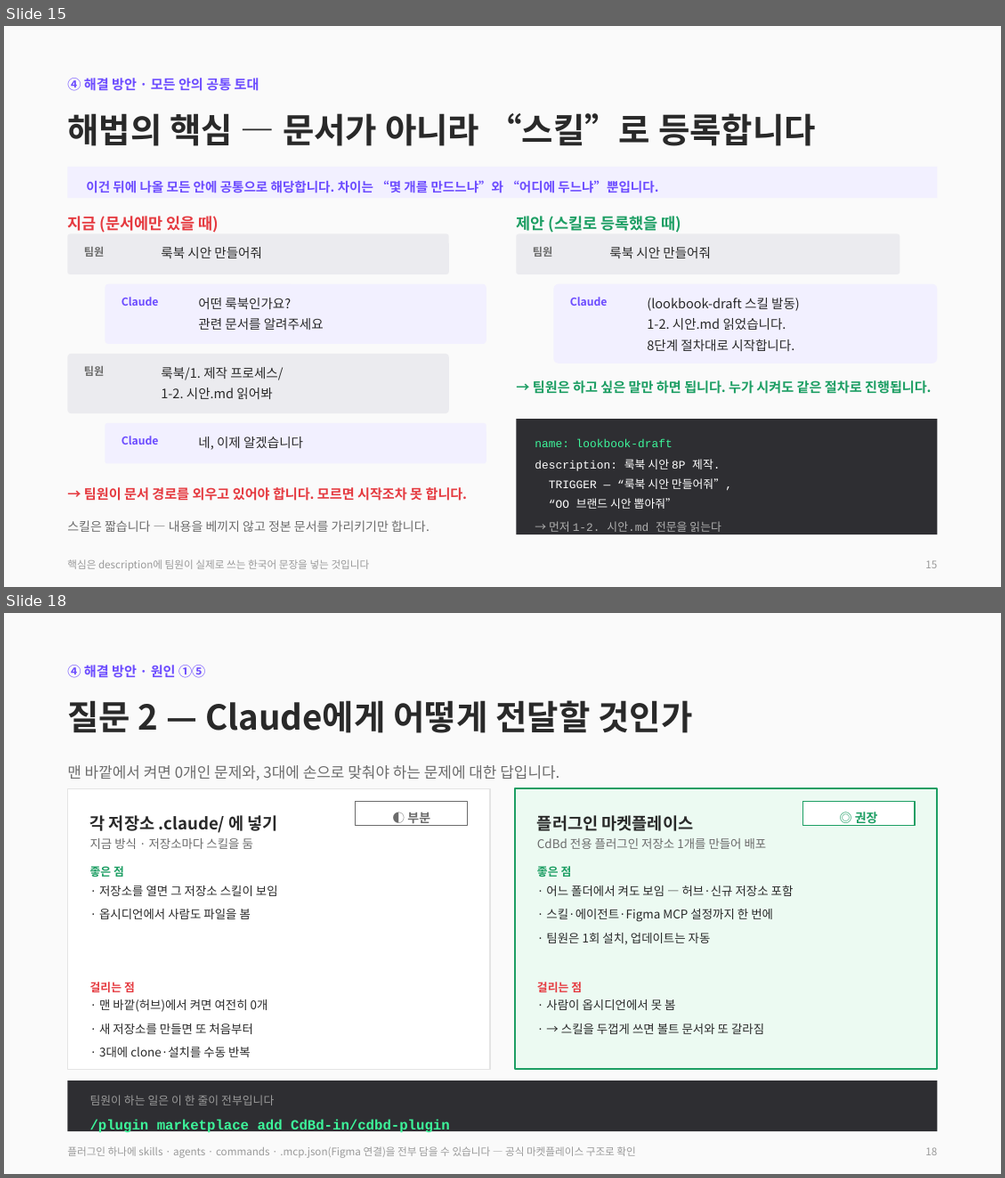
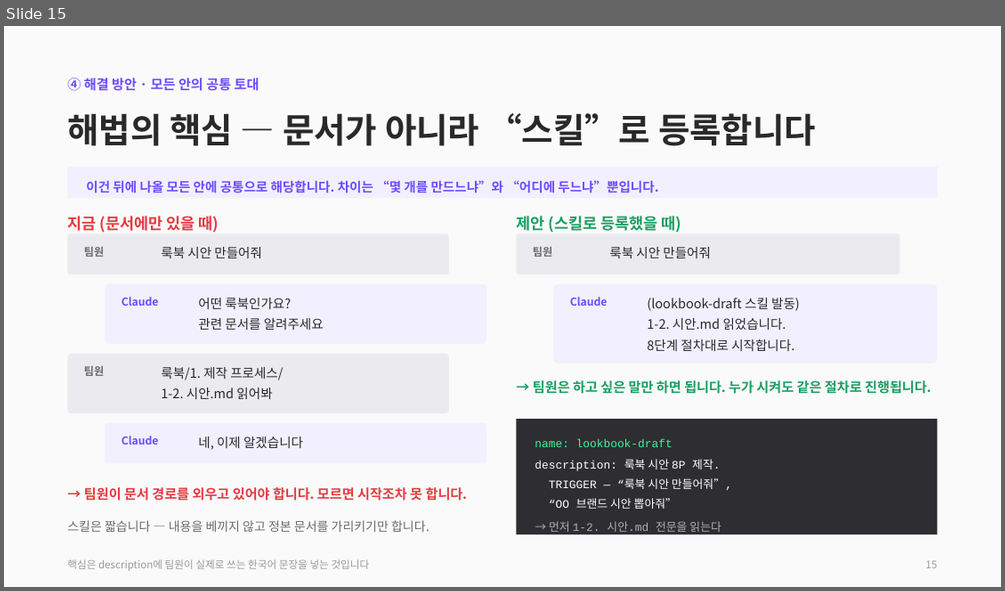
Before and after one commit to CdBd-in/design, a slide deck: CdBd 문서 체계 진단 및 개편 제안.pptx. Shown one above the other, each under a label of ours: slides 15 and 18 before the commit, slide 15 after it; the slides between them are not shown. The pictures are 1005x1178 and 1005x591 pixels, drawn with LibreOffice and Linux fonts; fonts in the diff are those of the drawing. Boxes give left, top, right and bottom in pixels: in the first picture for what was removed or moved away, otherwise in the second. Text is boxed around its words. In the diff, an @@ line names an element or a change of style, - is before the commit and + after.

```diff
--- a/CdBd 문서 체계 진단 및 개편 제안.pptx
+++ b/CdBd 문서 체계 진단 및 개편 제안.pptx
@@ slide 18 removed at [4, 613, 1001, 1174], background #FFFFFF @@
@@ rectangle removed at [4, 613, 1001, 1174] @@
@@ text removed at [67, 665, 205, 678] @@
-④ 해결 방안 · 원인 ①⑤
@@ text removed at [67, 700, 692, 733] @@
-질문 2 — Claude에게 어떻게 전달할 것인가
@@ text removed at [67, 765, 559, 780] @@
-맨 바깥에서 켜면 0개인 문제와, 3대에 손으로 맞춰야 하는 문제에 대한 답입니다.
@@ rectangle removed at [67, 788, 490, 1070] @@
@@ rectangle removed at [515, 788, 938, 1070] @@
@@ text removed at [90, 815, 278, 833] @@
-각 저장소 .claude/ 에 넣기
@@ rectangle removed at [356, 802, 468, 826] @@
@@ text removed at [407, 812, 430, 826] @@
-◐ 부분
@@ text removed at [537, 815, 694, 831] @@
-플러그인 마켓플레이스
@@ rectangle removed at [802, 802, 914, 826] @@
@@ text removed at [855, 811, 878, 826] @@
-◎ 권장
@@ text removed at [90, 838, 253, 849] @@
-지금 방식 · 저장소마다 스킬을 둠
@@ text removed at [537, 838, 767, 849] @@
-CdBd 전용 플러그인 저장소 1개를 만들어 배포
@@ text removed at [90, 866, 124, 876] @@
-좋은 점
@@ text removed at [537, 866, 572, 876] @@
-좋은 점
@@ text removed at [99, 885, 278, 919] @@
-· 저장소를 열면 그 저장소 스킬이 보임
-· 옵시디언에서 사람도 파일을 봄
@@ text removed at [546, 885, 793, 945] @@
-· 어느 폴더에서 켜도 보임 — 허브·신규 저장소 포함
-· 스킬·에이전트·Figma MCP 설정까지 한 번에
-· 팀원은 1회 설치, 업데이트는 자동
@@ text removed at [90, 981, 135, 992] @@
-걸리는 점
@@ text removed at [537, 981, 582, 992] @@
-걸리는 점
@@ text removed at [99, 999, 268, 1057] @@
-· 맨 바깥(허브)에서 켜면 여전히 0개
-· 새 저장소를 만들면 또 처음부터
-· 3대에 clone·설치를 수동 반복
@@ text removed at [546, 999, 764, 1034] @@
-· 사람이 옵시디언에서 못 봄
-· → 스킬을 두껍게 쓰면 볼트 문서와 또 갈라짐
@@ rectangle removed at [67, 1080, 938, 1131] @@
@@ text removed at [90, 1094, 450, 1135] @@
-팀원이 하는 일은 이 한 줄이 전부입니다
-/plugin marketplace add CdBd-in/cdbd-plugin
@@ text removed at [67, 1146, 635, 1158] @@
-플러그인 하나에 skills · agents · commands · .mcp.json(Figma 연결)을 전부 담을 수 있습니다 — 공식 마켓플레이스 구조로 확인
@@ text removed at [925, 1147, 937, 1155] @@
-18
```
Also in this commit, not shown: 7 slides changed, 2 slides added, 3 other slides removed, 1 other file.
